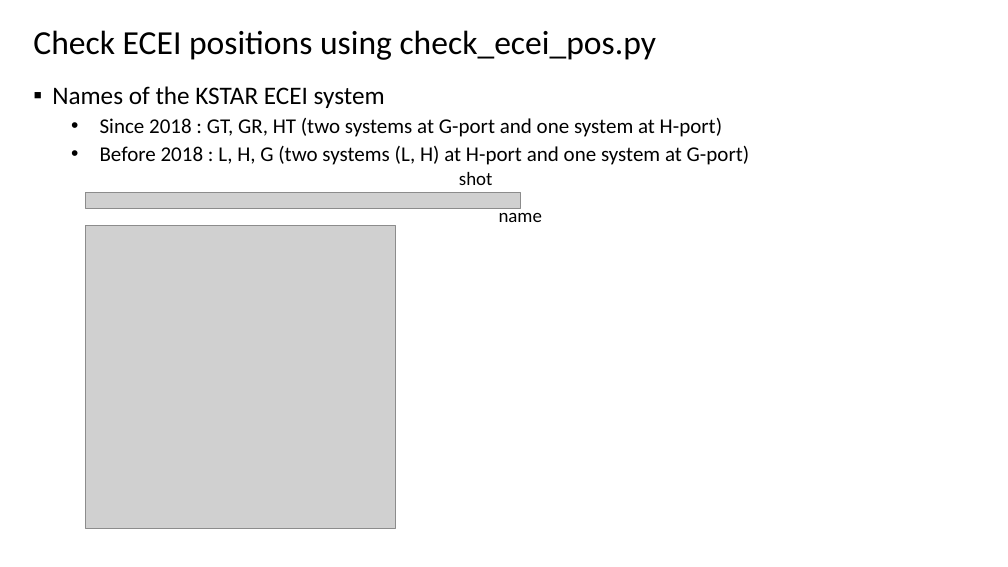
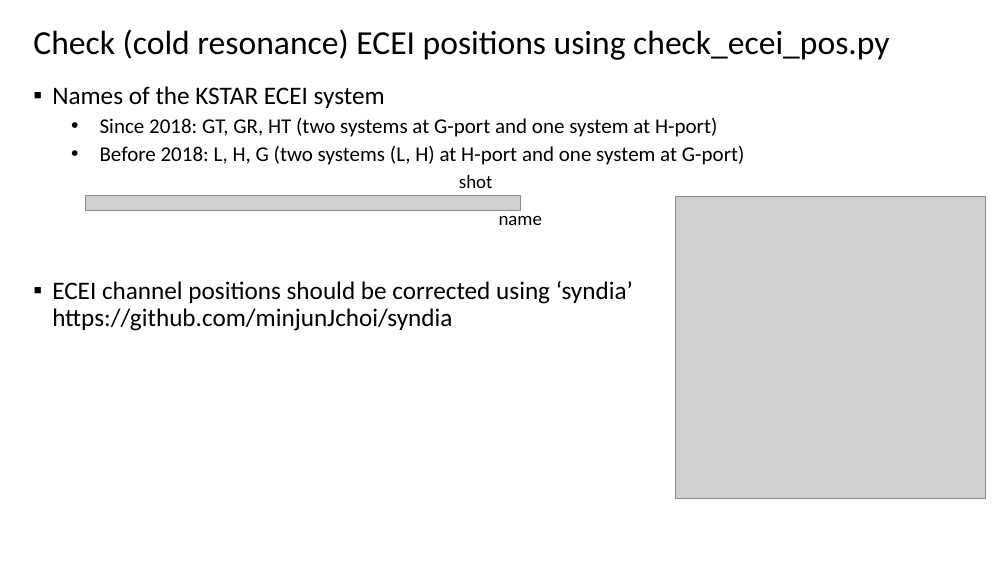
Before and after one commit to minjunJchoi/fluctana, a slide deck: slide 1 of docs/how_to_make_ecei_image_using_fluctana.pptx. Drawn at 1008x567 pixels with LibreOffice and Linux fonts; fonts in the diff are those of the drawing; grey boxes stand for pictures. Boxes give left, top, right and bottom in pixels: in the first picture for what was removed or moved away, otherwise in the second. Text is boxed around its words. In the diff, an @@ line names an element or a change of style, - is before the commit and + after.

```diff
--- a/docs/how_to_make_ecei_image_using_fluctana.pptx
+++ b/docs/how_to_make_ecei_image_using_fluctana.pptx
@@ title at (33,29,889,60): text changed @@
-Check ECEI positions using check_ecei_pos.py
+Check (cold resonance) ECEI positions using check_ecei_pos.py
@@ text at (100,118,745,165): spaces changed @@
-  • Since 2018 : GT, GR, HT (two systems at G-port and one system at H-port)
-  • Before 2018 : L, H, G (two systems (L, H) at H-port and one system at G-port)
+  • Since 2018: GT, GR, HT (two systems at G-port and one system at H-port)
+  • Before 2018: L, H, G (two systems (L, H) at H-port and one system at G-port)
@@ picture: place and size @@
-picture at (85,225,396,528)
+picture at (675,196,986,498)
@@ text added at (52,281,633,331), 24 pt, text #000000 @@
+▪ ECEI channel positions should be corrected using ‘syndia’
+  https://github.com/minjunJchoi/syndia
```
Also in this commit, not shown: 1 other slide changed, 1 other file.
